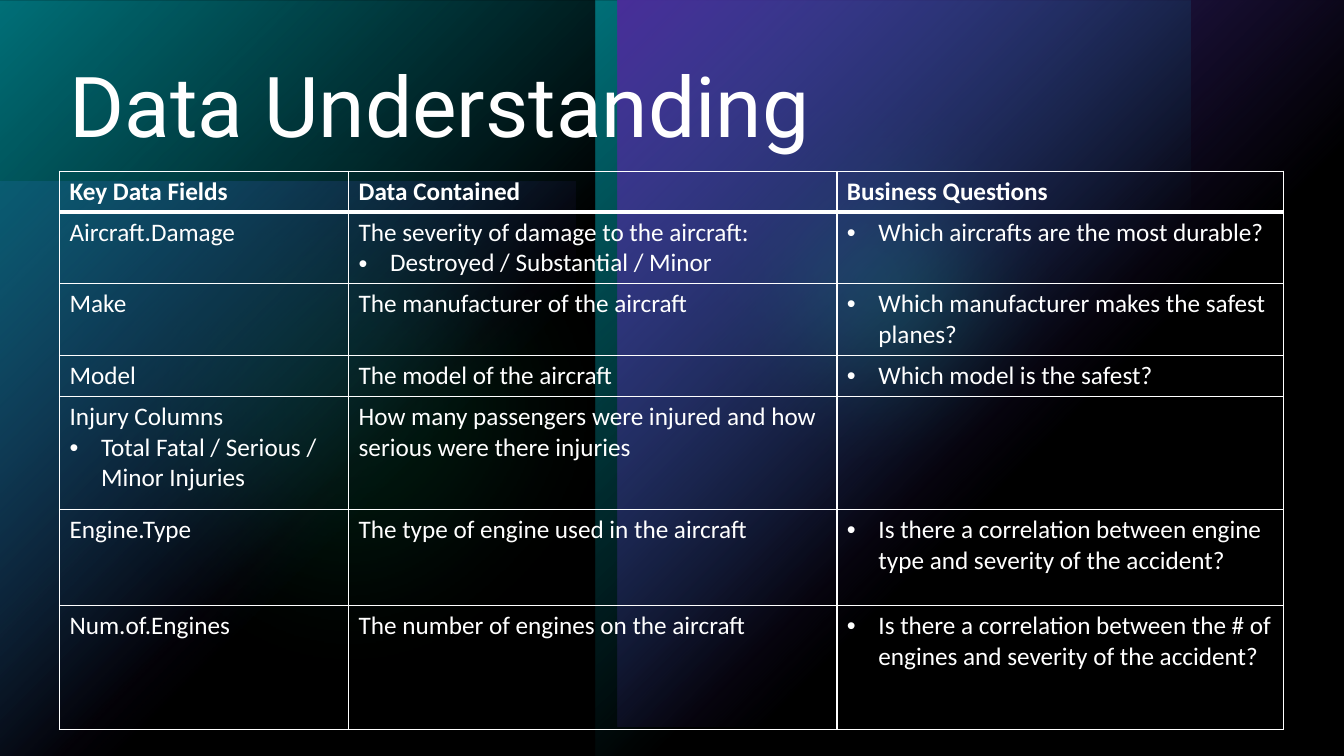
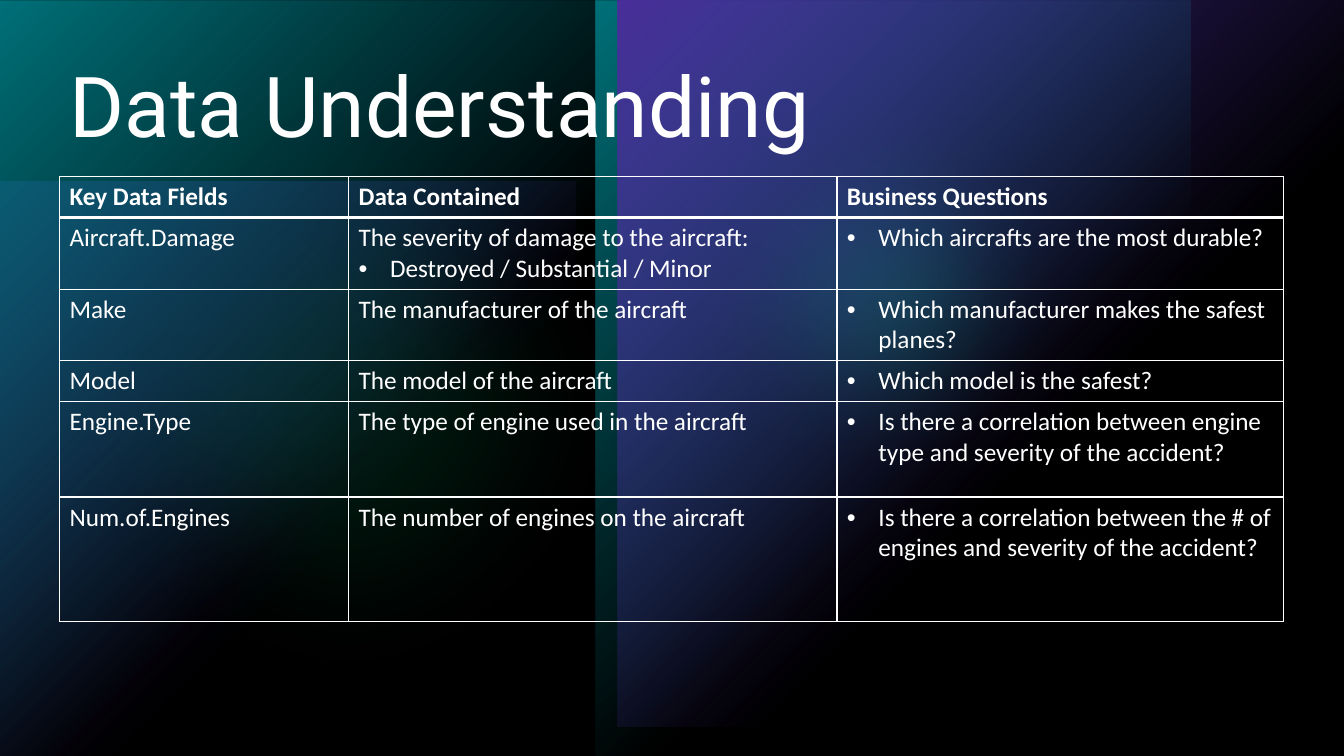
Before and after one commit to alecs1523/Aviation_Data_Analysis, a slide deck: slide 4 of phase_1_aviation_analysis.pptx. Drawn at 1344x756 pixels with LibreOffice and Linux fonts; fonts in the diff are those of the drawing. Boxes give left, top, right and bottom in pixels: in the first picture for what was removed or moved away, otherwise in the second. Text is boxed around its words. In the diff, an @@ line names an element or a change of style, - is before the commit and + after.

```diff
--- a/phase_1_aviation_analysis.pptx
+++ b/phase_1_aviation_analysis.pptx
@@ table at (x1=59, y1=176, x2=1285, y2=623) @@
-row 5: Injury Columns / Total Fatal / Serious / Minor Injuries | How many passengers were injured and how serious were there injuries | 
@@ table resized from (x1=59, y1=171, x2=1285, y2=732) to (x1=59, y1=176, x2=1285, y2=623) @@
```
Also in this commit, not shown: 6 other slides changed, 2 slides added, 2 other files.
